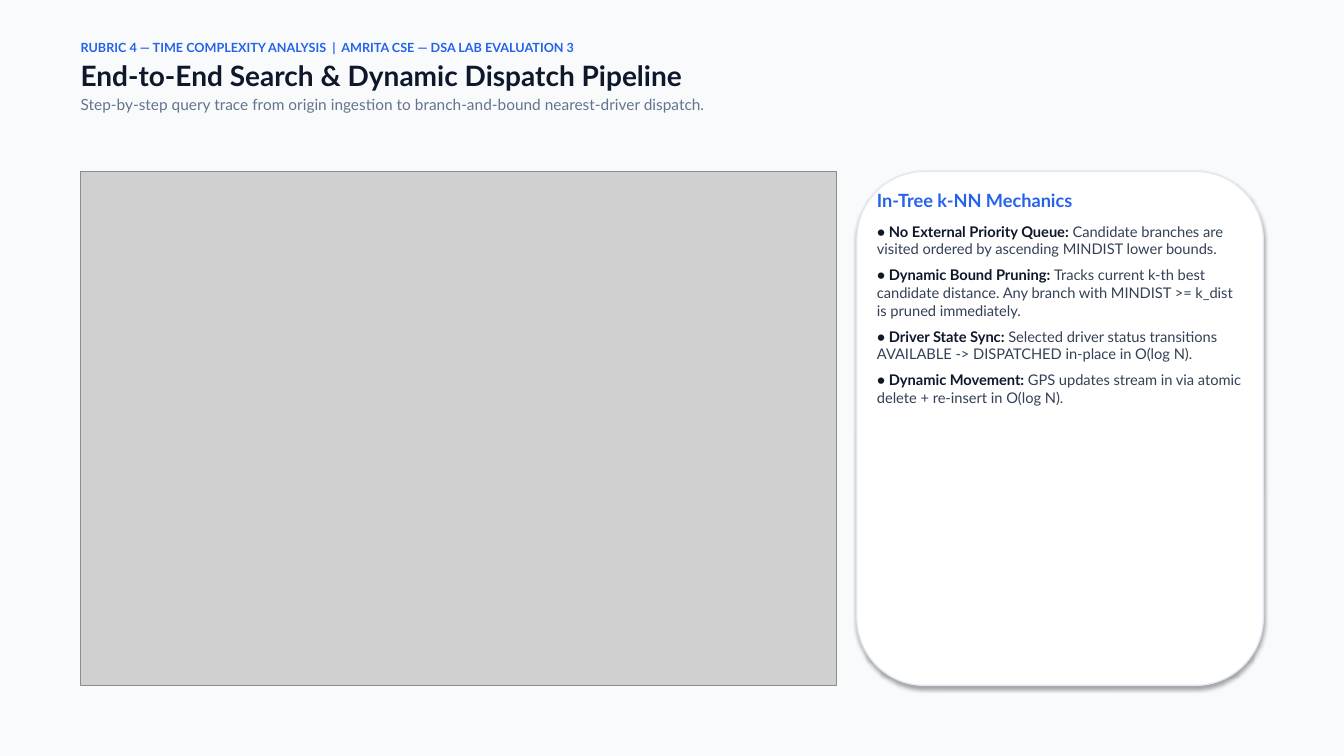
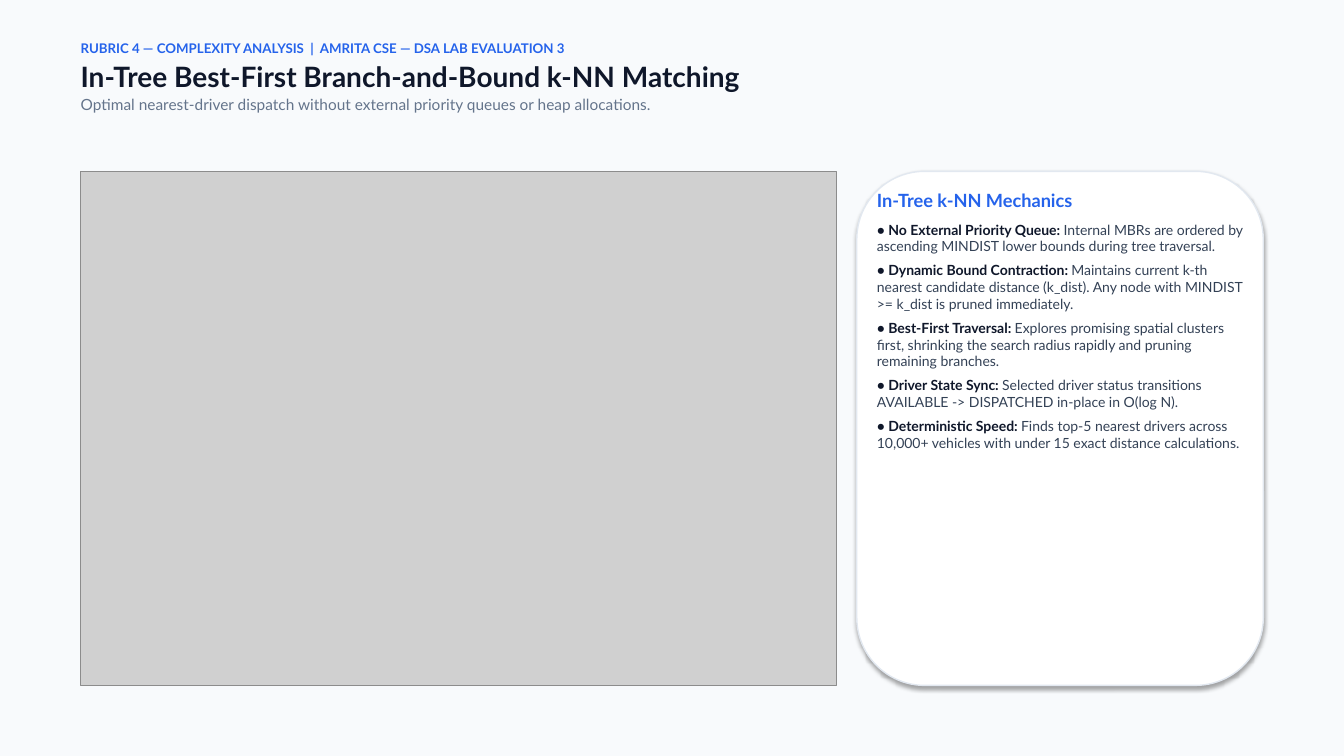
Before and after one commit to miriyaladhanwinn/uber-rstar-tree-dispatch, a slide deck: slide 10 of RStar_Tree_Uber_Fleet_Dispatch_Presentation.pptx (slide 7 before the commit). Drawn at 1344x756 pixels with LibreOffice and Linux fonts; fonts in the diff are those of the drawing; grey boxes stand for pictures. Boxes give left, top, right and bottom in pixels: in the first picture for what was removed or moved away, otherwise in the second. Text is boxed around its words. In the diff, an @@ line names an element or a change of style, - is before the commit and + after.

Commit message:
docs(presentation): regenerate academic 16-slide presentation deck with Light Theme and Spline 3D integration

```diff
--- a/RStar_Tree_Uber_Fleet_Dispatch_Presentation.pptx
+++ b/RStar_Tree_Uber_Fleet_Dispatch_Presentation.pptx
@@ text at (81,43,740,113): text changed @@
-RUBRIC 4 — TIME COMPLEXITY ANALYSIS | AMRITA CSE — DSA LAB EVALUATION 3
-End-to-End Search & Dynamic Dispatch Pipeline
-Step-by-step query trace from origin ingestion to branch-and-bound nearest-driver dispatch.
+RUBRIC 4 — COMPLEXITY ANALYSIS | AMRITA CSE — DSA LAB EVALUATION 3
+In-Tree Best-First Branch-and-Bound k-NN Matching
+Optimal nearest-driver dispatch without external priority queues or heap allocations.
@@ text at (877,193,1201,410): size 10.5 to 10 pt in "• Driver State Sync: Selected driver status ..."; less space between paragraphs @@
@@ text at (877,224,1243,369): text changed; size 10.5 to 10 pt @@
-• No External Priority Queue: Candidate branches are visited ordered by ascending MINDIST lower bounds.
-• Dynamic Bound Pruning: Tracks current k-th best candidate distance. Any branch with MINDIST >= k_dist is pruned immediately.
+• No External Priority Queue: Internal MBRs are ordered by ascending MINDIST lower bounds during tree traversal.
+• Dynamic Bound Contraction: Maintains current k-th nearest candidate distance (k_dist). Any node with MINDIST >= k_dist is pruned immediately.
+• Best-First Traversal: Explores promising spatial clusters first, shrinking the search radius rapidly and pruning remaining branches.
@@ text at (877,420,1239,450): text changed; size 10.5 to 10 pt @@
-• Dynamic Movement: GPS updates stream in via atomic delete + re-insert in O(log N).
+• Deterministic Speed: Finds top-5 nearest drivers across 10,000+ vehicles with under 15 exact distance calculations.
```
Also in this commit, not shown: 10 other slides changed, 5 slides added, 1 slide removed, 1 other file.
